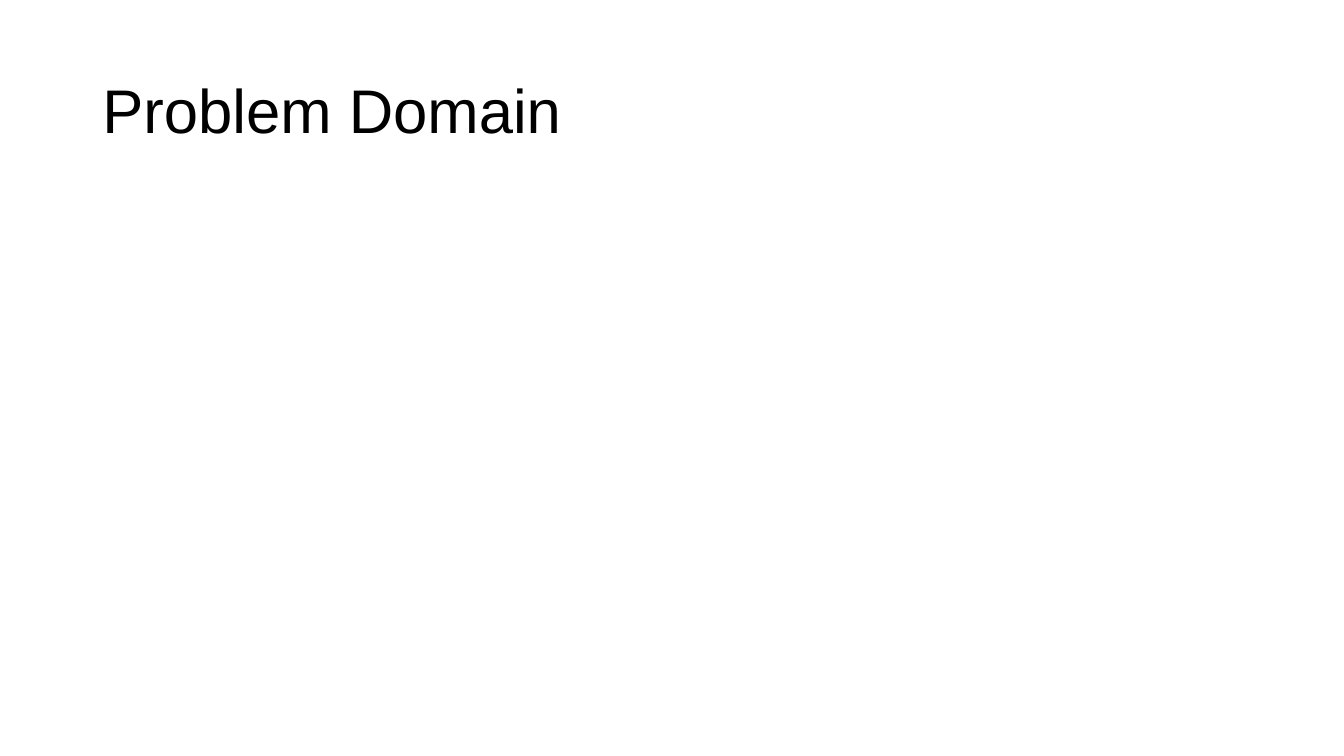
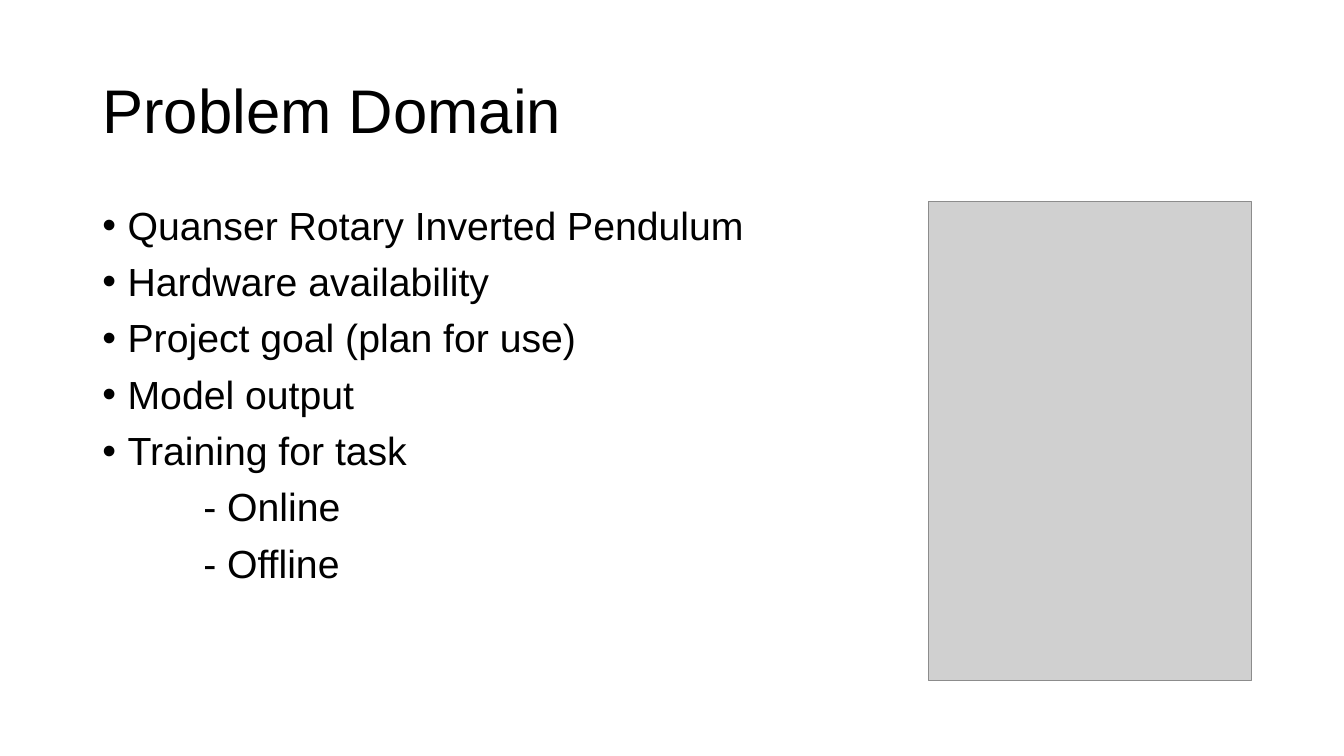
Before and after one commit to westpoint-neural-networks/final-project-wjwswain, a slide deck: slide 2 of pendulum/IPR 1.pptx. Drawn at 1344x756 pixels with LibreOffice and Linux fonts; fonts in the diff are those of the drawing; grey boxes stand for pictures; background and template pictures are left out. Boxes give left, top, right and bottom in pixels: in the first picture for what was removed or moved away, otherwise in the second. Text is boxed around its words. In the diff, an @@ line names an element or a change of style, - is before the commit and + after.

```diff
--- a/pendulum/IPR 1.pptx
+++ b/pendulum/IPR 1.pptx
@@ picture added at box(929, 202, 1251, 682) @@
@@ text added at box(128, 211, 743, 579), 28 pt, text #000000 @@
+• Quanser Rotary Inverted Pendulum
+• Hardware availability
+• Project goal (plan for use)
+• Model output
+• Training for task
+- Online
+- Offline
```
Also in this commit, not shown: 3 other slides changed, 2 slides added, 3 slides removed, 1 other file.
